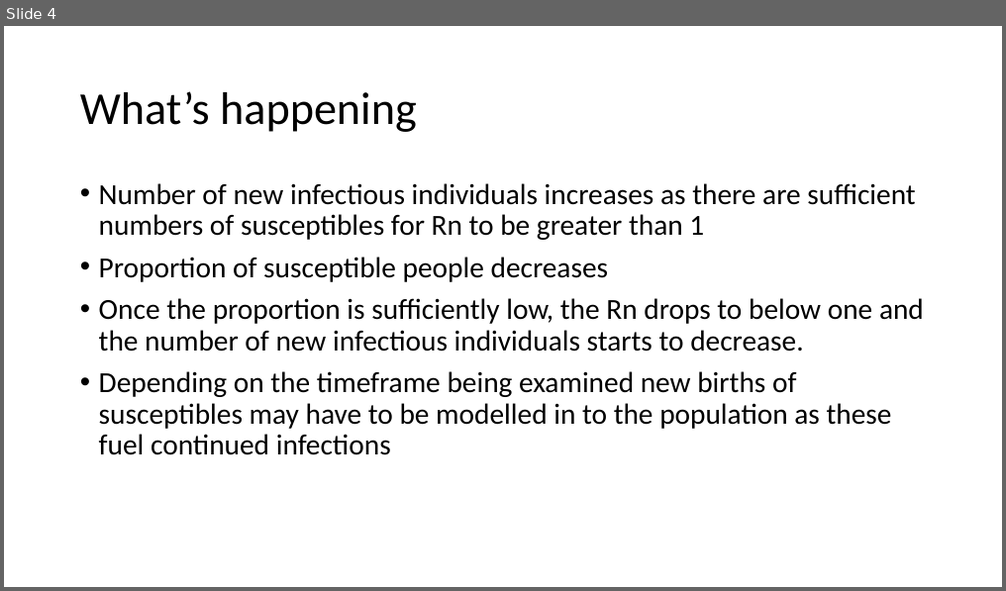
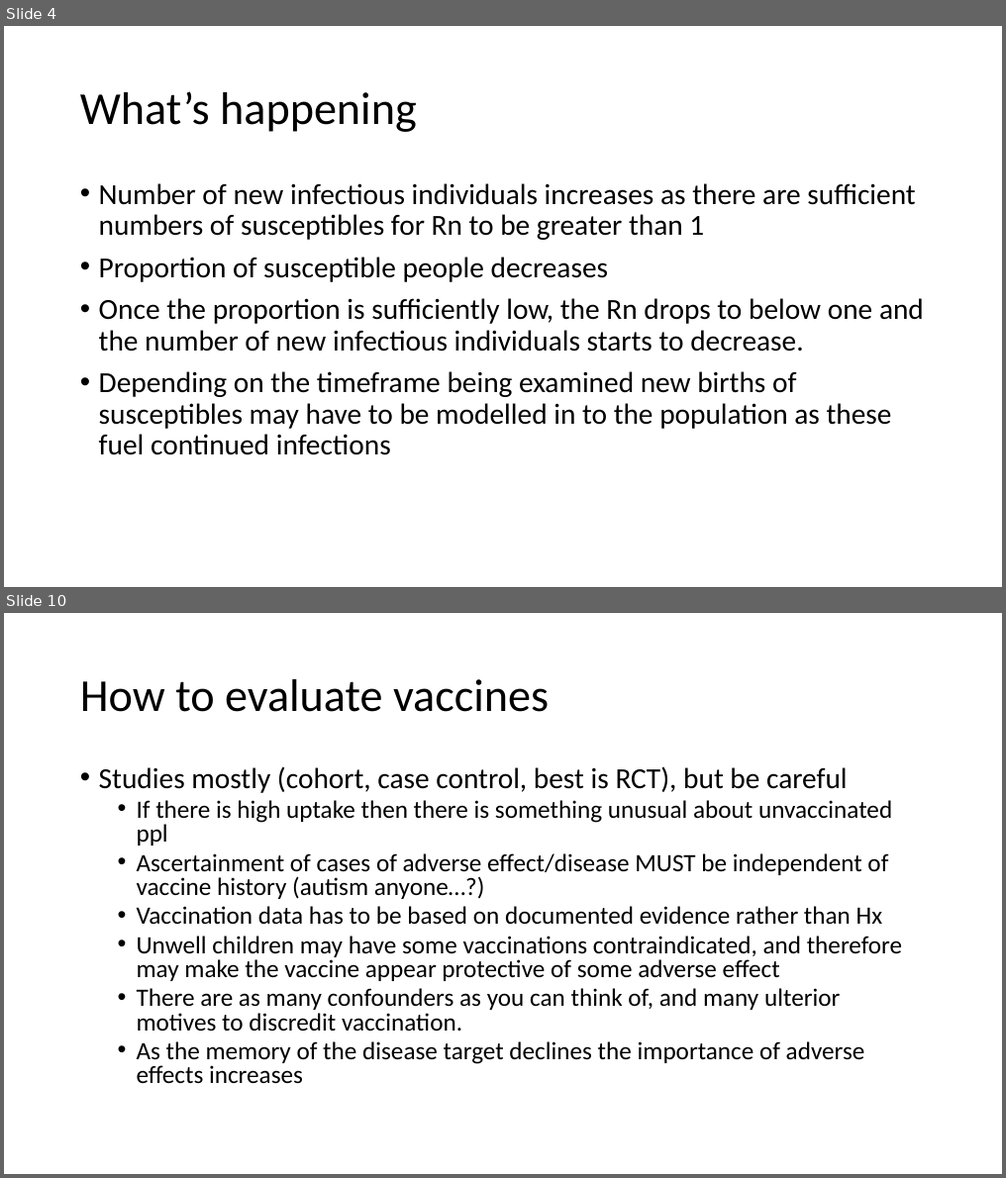
Before and after one commit to CJGRobins/R_Teaching, a slide deck: Session 8/Session 8.pptx. Shown one above the other, each under a label of ours: slide 4 before the commit, slides 4 and 10 after it; the slides between them are not shown. The pictures are 1006x591 and 1006x1178 pixels, drawn with LibreOffice and Linux fonts; fonts in the diff are those of the drawing. Boxes give left, top, right and bottom in pixels: in the first picture for what was removed or moved away, otherwise in the second. Text is boxed around its words. In the diff, an @@ line names an element or a change of style, - is before the commit and + after.

```diff
--- a/Session 8/Session 8.pptx
+++ b/Session 8/Session 8.pptx
@@ slide 10 added at [4, 613, 1002, 1174], background #FFFFFF @@
@@ title added at [80, 679, 548, 712], 44 pt, text #000000 @@
+How to evaluate vaccines
@@ text added at [99, 766, 902, 1084], 24 pt, text #000000 @@
+• Studies mostly (cohort, case control, best is RCT), but be careful
+  • If there is high uptake then there is something unusual about unvaccinated ppl
+  • Ascertainment of cases of adverse effect/disease MUST be independent of vaccine history (autism anyone…?)
+  • Vaccination data has to be based on documented evidence rather than Hx
+  • Unwell children may have some vaccinations contraindicated, and therefore may make the vaccine appear protective of some adverse effect
+  • There are as many confounders as you can think of, and many ulterior motives to discredit vaccination.
+  • As the memory of the disease target declines the importance of adverse effects increases
```
Also in this commit, not shown: 1 slide changed, 13 other slides added, 6 slides removed.
